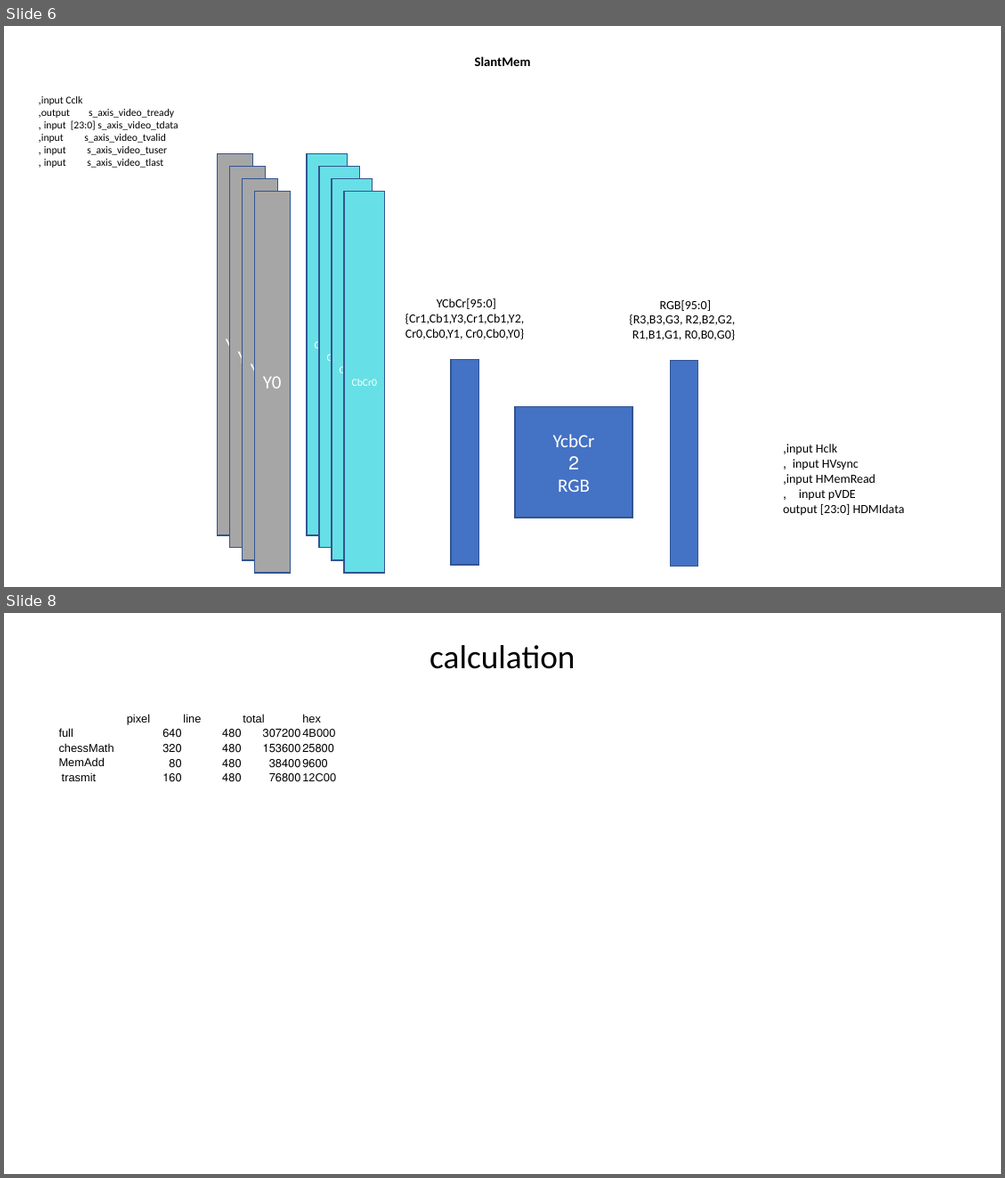
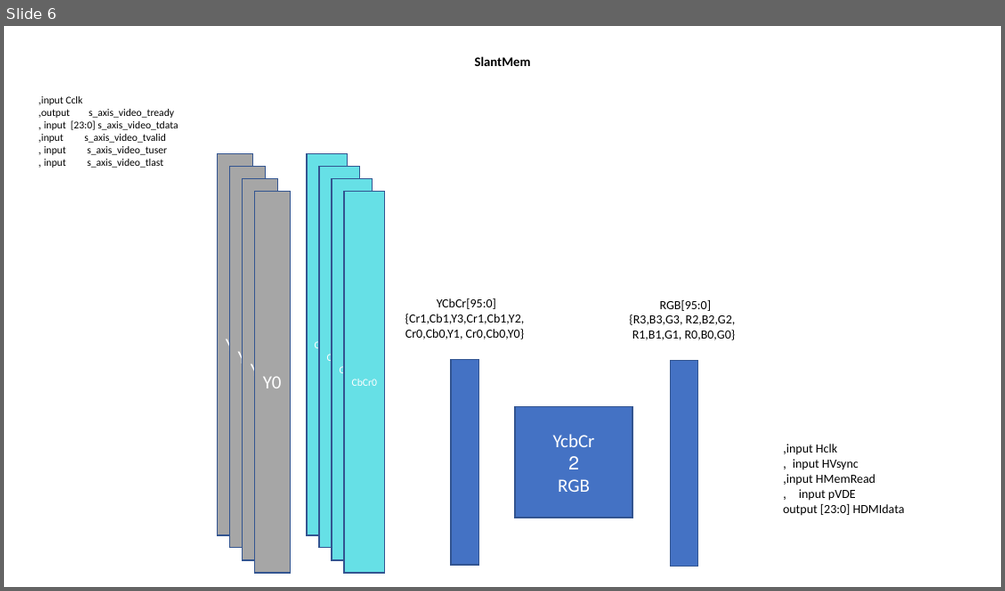
Before and after one commit to zahike/TauDesign, a slide deck: scripts/Drone_Cam_Proj.pptx. Shown one above the other, each under a label of ours: slides 6 and 8 before the commit, slide 6 after it; the slides between them are not shown. The pictures are 1005x1178 and 1005x591 pixels, drawn with LibreOffice and Linux fonts; fonts in the diff are those of the drawing. Boxes give left, top, right and bottom in pixels: in the first picture for what was removed or moved away, otherwise in the second. Text is boxed around its words. In the diff, an @@ line names an element or a change of style, - is before the commit and + after.

```diff
--- a/scripts/Drone_Cam_Proj.pptx
+++ b/scripts/Drone_Cam_Proj.pptx
@@ slide 8 removed at bbox=[4, 613, 1001, 1174], background #FFFFFF @@
@@ title removed at bbox=[429, 645, 574, 669] @@
-calculation
@@ table removed at bbox=[57, 710, 362, 786], 5 rows, 5 columns @@
- | pixel | line | total | hex
-full | 640 | 480 | 307200 | 4B000
-chessMath | 320 | 480 | 153600 | 25800
-MemAdd | 80 | 480 | 38400 | 9600
-trasmit | 160 | 480 | 76800 | 12C00
```
Also in this commit, not shown: 1 slide changed, 1 slide added, 11 other files.
